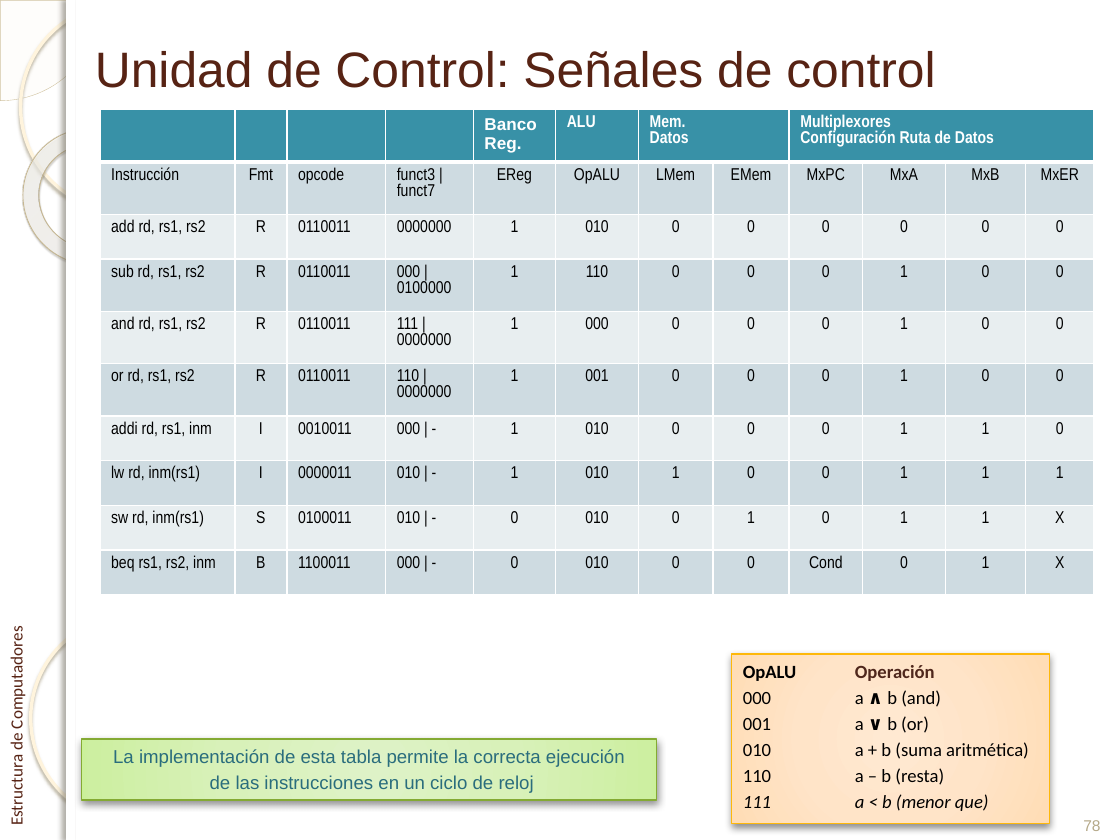
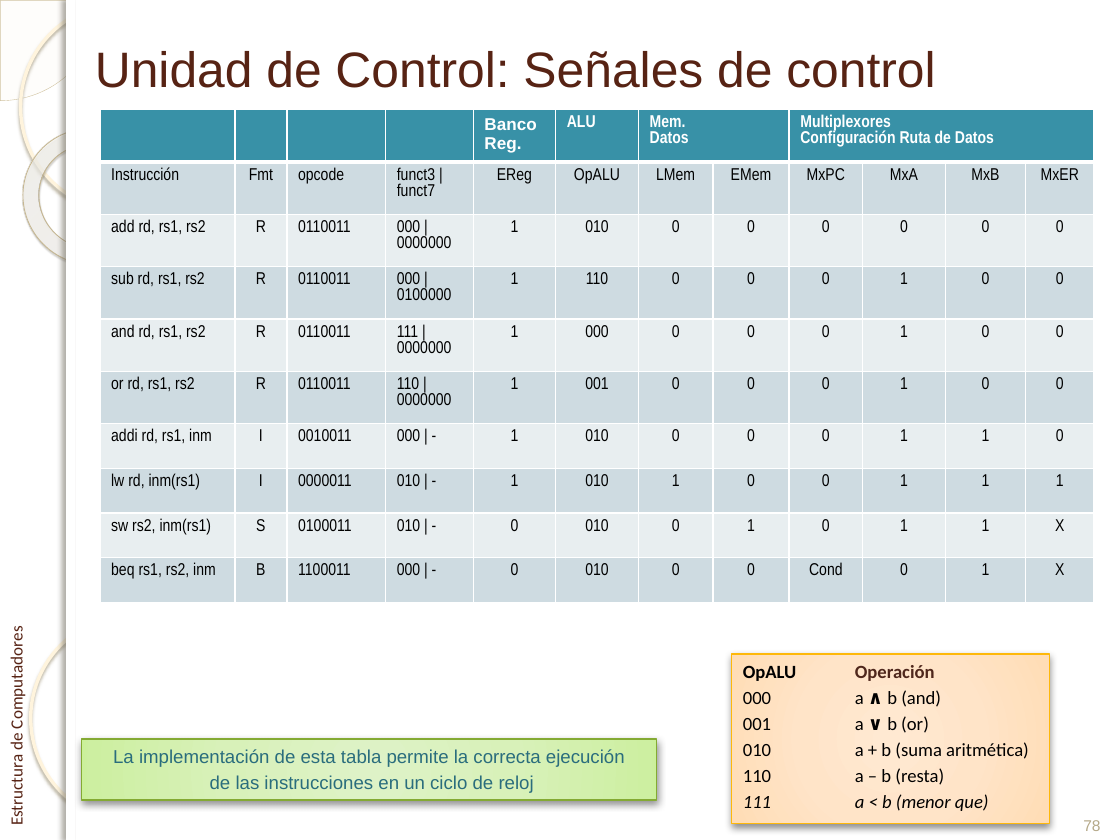
Before and after one commit to enriquesquintana/ETC, a slide deck: slide 78 of ETC_RISCV/Teoría/Tema 1. El procesador_RISCV.pptx. Drawn at 1120x840 pixels with LibreOffice and Linux fonts; fonts in the diff are those of the drawing; background and template pictures are left out. Boxes give left, top, right and bottom in pixels: in the first picture for what was removed or moved away, otherwise in the second. Text is boxed around its words. In the diff, an @@ line names an element or a change of style, - is before the commit and + after.

```diff
--- a/ETC_RISCV/Teoría/Tema 1. El procesador_RISCV.pptx
+++ b/ETC_RISCV/Teoría/Tema 1. El procesador_RISCV.pptx
@@ table at (100,110,1093,603) @@
-row 3, column 4: 0000000
+row 3, column 4: 000 | 0000000
-row 9, column 1: sw rd, inm(rs1)
+row 9, column 1: sw rs2, inm(rs1)
```
Also in this commit, not shown: 21 other slides changed.
